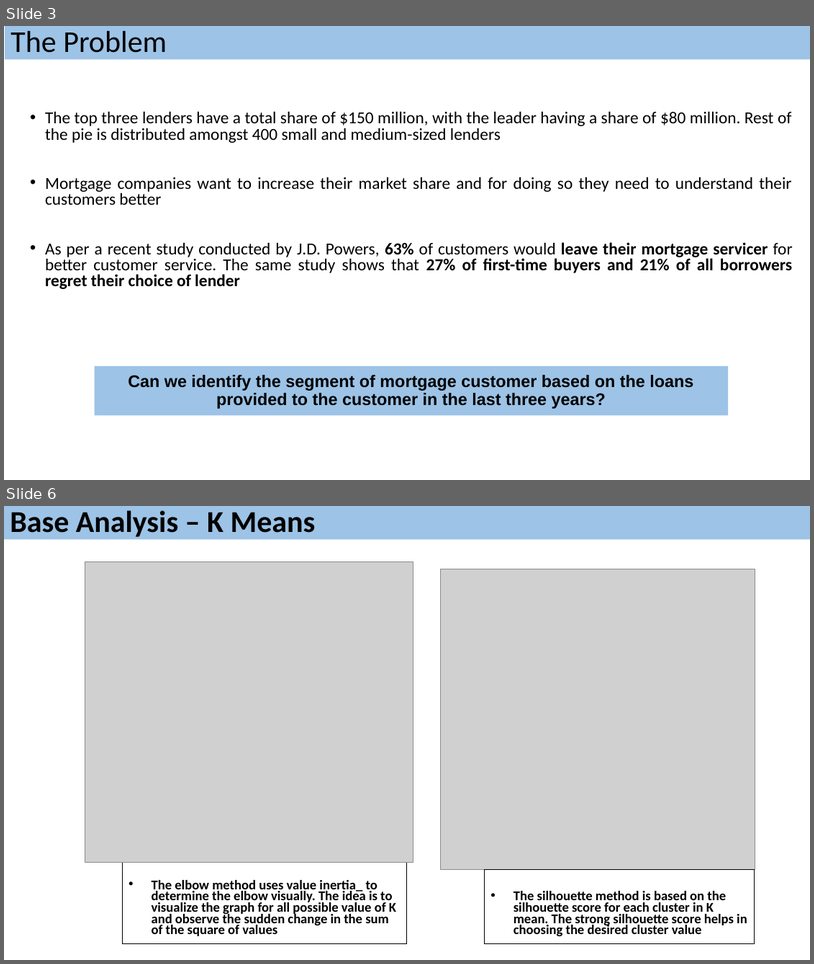
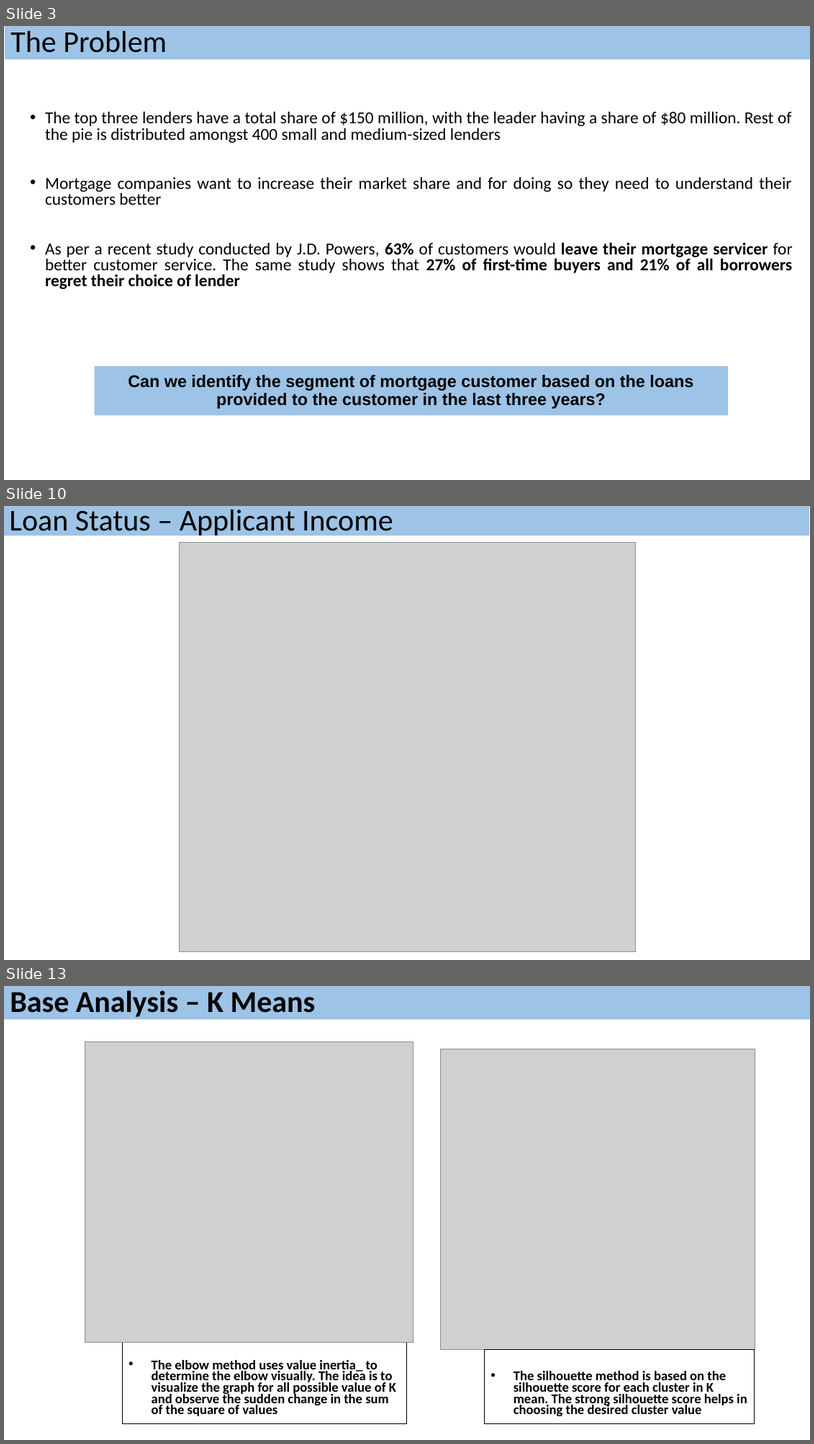
Before and after one commit to saurabhspundir/MortgageCustomerSegmentation, a slide deck: MortgageCustomerSegmentationSlides.pptx. Shown one above the other, each under a label of ours: slides 3 and 6 before the commit, slides 3, 10 and 13 after it; the slides between them are not shown. The pictures are 814x964 and 814x1444 pixels, drawn with LibreOffice and Linux fonts; fonts in the diff are those of the drawing; grey boxes stand for pictures. Boxes give left, top, right and bottom in pixels: in the first picture for what was removed or moved away, otherwise in the second. Text is boxed around its words. In the diff, an @@ line names an element or a change of style, - is before the commit and + after.

```diff
--- a/MortgageCustomerSegmentationSlides.pptx
+++ b/MortgageCustomerSegmentationSlides.pptx
@@ slide 10 added at box(4, 506, 810, 960), background #FFFFFF @@
@@ rectangle added at box(4, 506, 810, 536), fill #9DC3E6, 36 pt, text #000000 @@
+Loan Status – Applicant Income
@@ picture added at box(180, 543, 636, 952) @@
@@ what was slide 6 is now slide 13 @@
```
Also in this commit, not shown: 9 slides changed, 6 other slides added.
